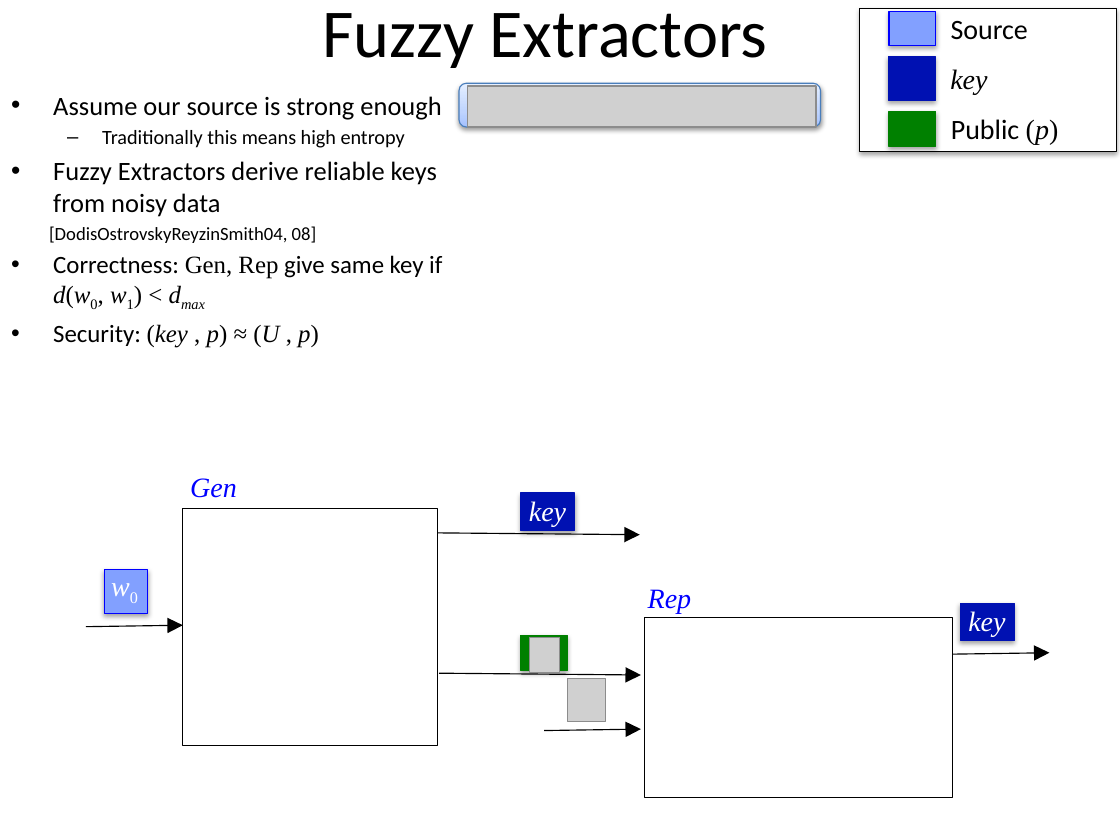
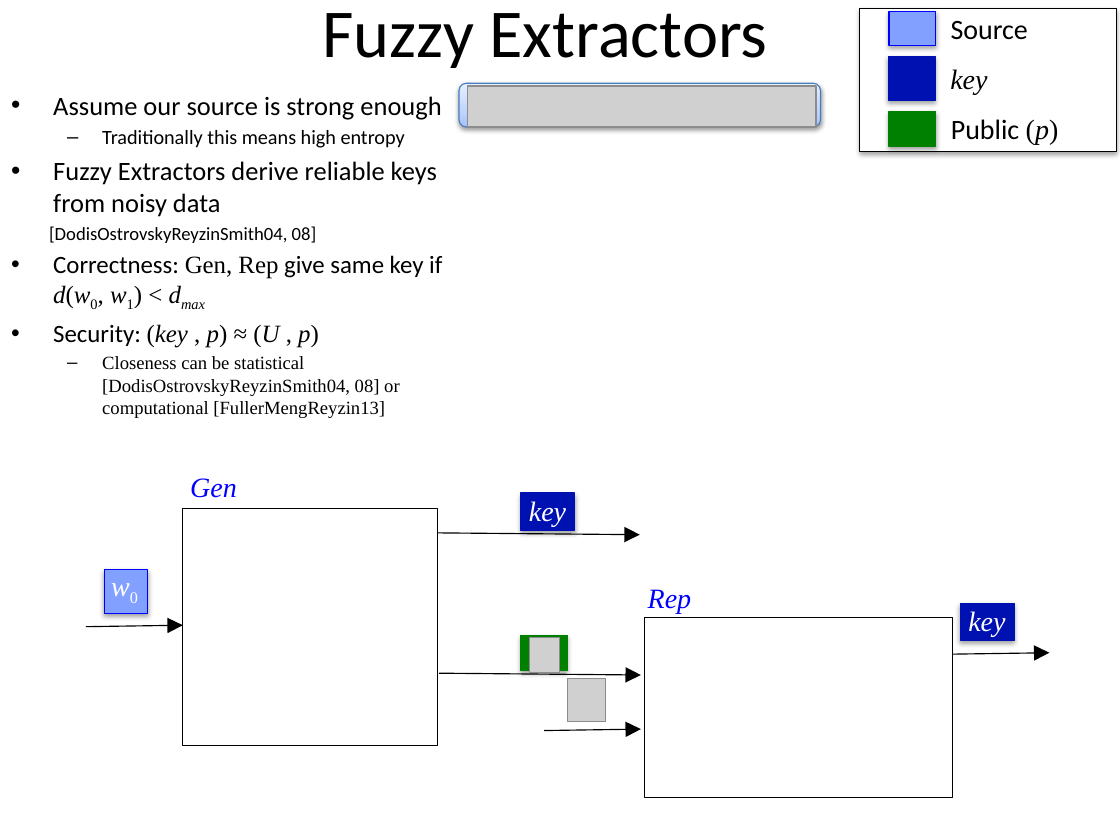
Before and after one commit to xianruimeng/comp-fuzzy-ext, a slide deck: slide 3 of constantRate/KeyDerivationWithNegativeUsable.pptx. Drawn at 1120x840 pixels with LibreOffice and Linux fonts; fonts in the diff are those of the drawing; grey boxes stand for pictures. Boxes give left, top, right and bottom in pixels: in the first picture for what was removed or moved away, otherwise in the second. Text is boxed around its words. In the diff, an @@ line names an element or a change of style, - is before the commit and + after.

```diff
--- a/constantRate/KeyDerivationWithNegativeUsable.pptx
+++ b/constantRate/KeyDerivationWithNegativeUsable.pptx
@@ text at [102,356,400,418]: paragraph added @@
+  – Closeness can be statistical [DodisOstrovskyReyzinSmith04, 08] or computational [FullerMengReyzin13]
```
Also in this commit, not shown: 14 other slides changed, 11 slides added.
